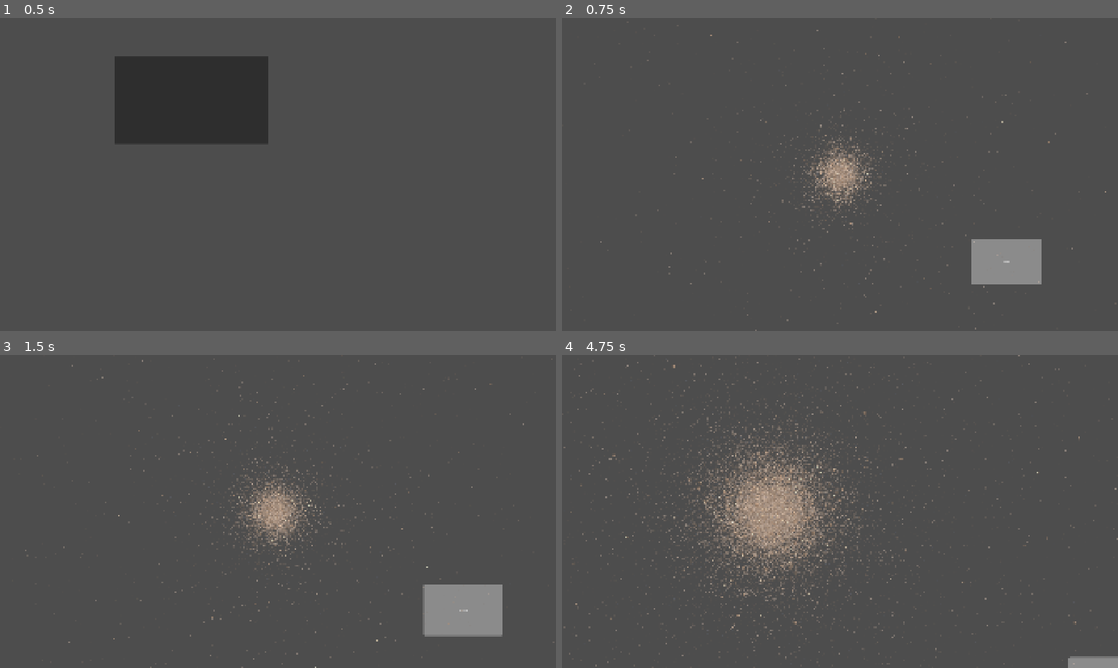
Above: before the commit, frames 1-4 (two rows, left to right).
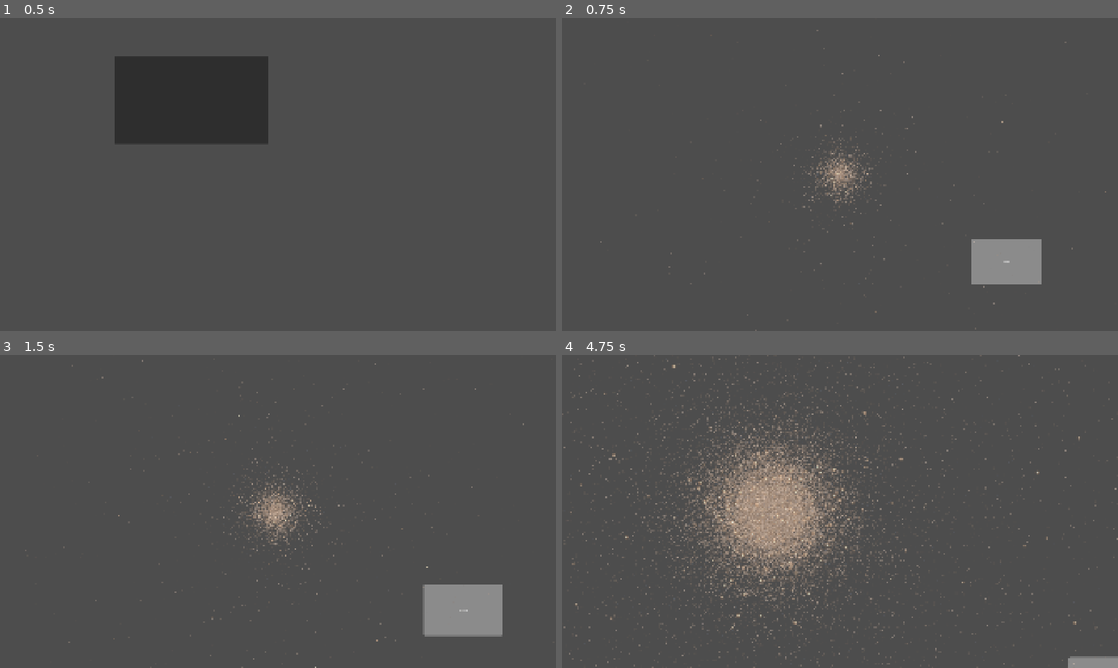
Above: after the commit, the same moments.

Repository: anzac9425/project-universe-hardcore-4x
Game: Godot game, scene res://scenes/Main.tscn
Two runs of this game, one before a commit and one after it. Both use one fixed random seed, a clock stepped at 60 frames per second and the inputs below.
Inputs (mouse positions are in pixels of both pictures, inside the frame that each line leads up to):
- Up to frame 1 (0.5 s): no input
- Up to frame 2 (0.75 s): click (751, 99) at 0.5 s
- Up to frame 3 (1.5 s): tap Enter at 1.25 s; move the mouse to (400, 495) at 1.27 s; hold D from 1.28 s (still down); hold Z from 1.28 s (still down); click (400, 495) at 1.42 s
- Up to frame 4 (4.75 s): release D at 2 s; release Z at 2 s; drag from (728, 527) to (812, 574) at 2.02 s; tap Space at 2.75 s; move the mouse to (895, 442) at 2.77 s; hold D 2.78-3.5 s; hold Z 2.78-3.5 s; drag from (812, 574) to (673, 464) at 3.52 s; tap Enter at 4.25 s; move the mouse to (1006, 558) at 4.27 s; hold A from 4.28 s (still down); hold Z from 4.28 s (still down)

Frame 1 is identical in both runs. In frame 2, 0.7% of the frame differs, in the area x 25-98%, y 5-95%; in frame 3, 0.6%; in frame 4, 1.3%, in the area x 9-94%, y 3-87%.

Commit message:
Keep star sprite size stable across camera zoom

Diff:
--- a/scripts/scenes/Ingame/ingame.gd
+++ b/scripts/scenes/Ingame/ingame.gd
@@ -7,6 +7,7 @@
 const STAR_BASE_SIZE := 2.2
 const STAR_MAX_SIZE := 11.5
 const STAR_MAP_SCALE := 16.0
+const STAR_CAMERA_PATH := "MapCamera/Camera2D"
 const SMBH_BASE_RADIUS := 10.0
 const SMBH_MAX_RADIUS := 58.0
 const SMBH_RING_MIN := 3.5
@@ -14,11 +15,19 @@
 const SMBH_JET_MAX_LENGTH := 460.0
 
 var _star_field: MultiMeshInstance2D
+var _star_material: ShaderMaterial
+var _map_camera: Camera2D
 
 
 func _ready() -> void:
+	_map_camera = get_node_or_null(STAR_CAMERA_PATH) as Camera2D
 	_build_star_field()
+	_update_star_zoom_compensation()
 	queue_redraw()
+
+
+func _process(_delta: float) -> void:
+	_update_star_zoom_compensation()
 
 
 func _draw() -> void:
@@ -216,8 +225,10 @@
 	_star_field = MultiMeshInstance2D.new()
 	_star_field.multimesh = multimesh
 	_star_field.texture = _build_star_texture()
-	_star_field.material = _build_star_shader_material()
+	_star_material = _build_star_shader_material()
+	_star_field.material = _star_material
 	add_child(_star_field)
+	_update_star_zoom_compensation()
 
 
 func _build_star_texture() -> Texture2D:
@@ -232,8 +243,10 @@
 shader_type canvas_item;
 
 varying vec4 instance_custom_data;
+uniform float zoom_compensation = 1.0;
 
 void vertex() {
+	VERTEX *= zoom_compensation;
 	instance_custom_data = INSTANCE_CUSTOM;
 }
 
@@ -267,6 +280,17 @@
 	var mat := ShaderMaterial.new()
 	mat.shader = shader
 	return mat
+
+
+func _update_star_zoom_compensation() -> void:
+	if _star_material == null:
+		return
+
+	var zoom_value := 1.0
+	if is_instance_valid(_map_camera):
+		zoom_value = max(_map_camera.zoom.x, 0.0001)
+
+	_star_material.set_shader_parameter("zoom_compensation", zoom_value)
 
 
 func _temperature_to_color(log10_t_eff_k: float, sat: float = 0.55, value_mul: float = 1.0) -> Color:
